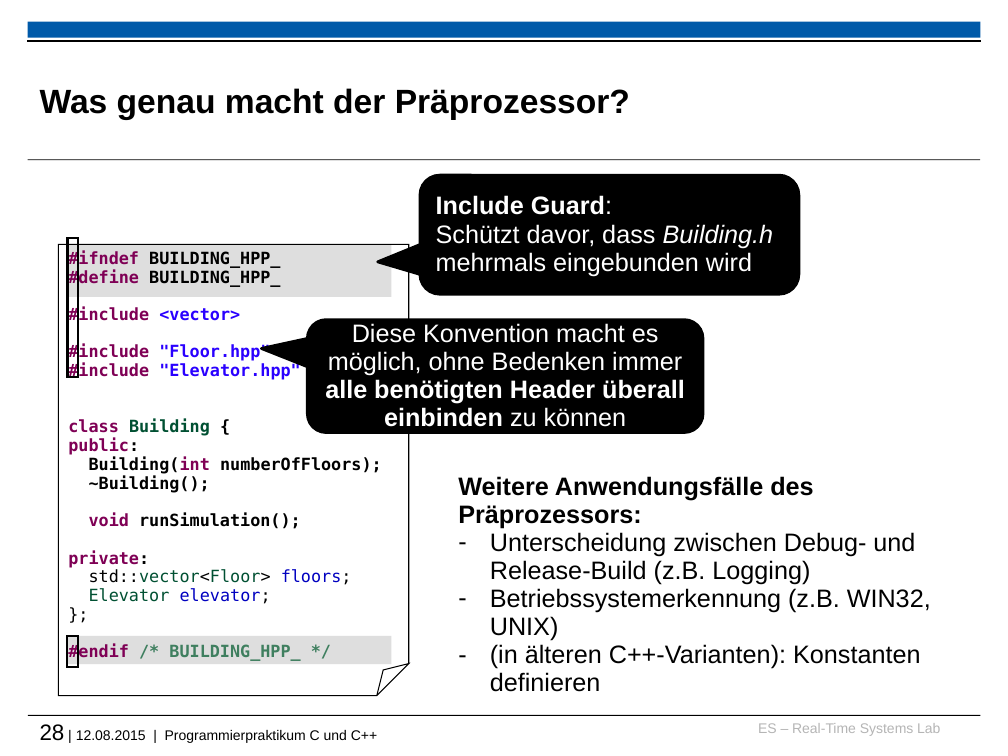
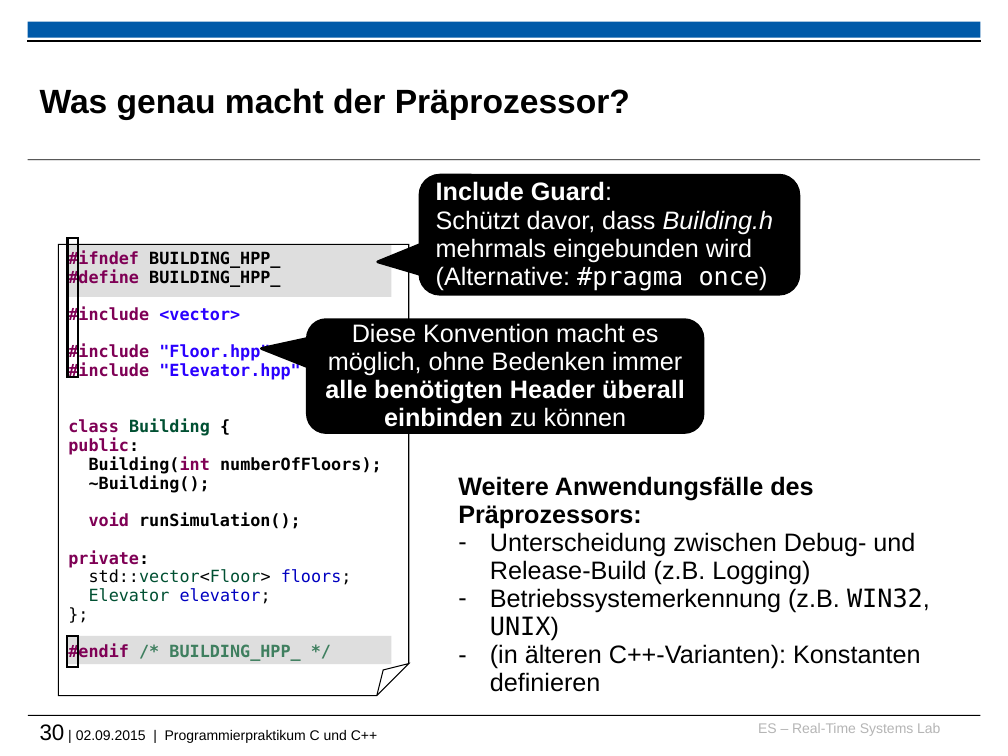
Before and after one commit to h82k/tud-cppp, a slide deck: slide 30 of vorlesung/cppp_lecture.pptx (slide 28 before the commit). Drawn at 1008x756 pixels with LibreOffice and Linux fonts; fonts in the diff are those of the drawing; background and template pictures are left out. Boxes give left, top, right and bottom in pixels: in the first picture for what was removed or moved away, otherwise in the second. Text is boxed around its words. In the diff, an @@ line names an element or a change of style, - is before the commit and + after.

```diff
--- a/vorlesung/cppp_lecture.pptx
+++ b/vorlesung/cppp_lecture.pptx
@@ text in rounded speech box at box(436, 181, 774, 291): text changed @@
-Include Guard:
-Schützt davor, dass Building.h mehrmals eingebunden wird
+Include Guard:
+Schützt davor, dass Building.h mehrmals eingebunden wird
+(Alternative: #pragma once)
@@ text at box(490, 588, 930, 641): font Arial to DejaVu Sans Mono in "WIN32, UNIX)" @@
@@ text at box(40, 724, 377, 743): text changed @@
-28 | 12.08.2015 | Programmierpraktikum C und C++
+30 | 02.09.2015 | Programmierpraktikum C und C++
```
Also in this commit, not shown: 20 other slides changed, 2 slides added, 1 other file.
